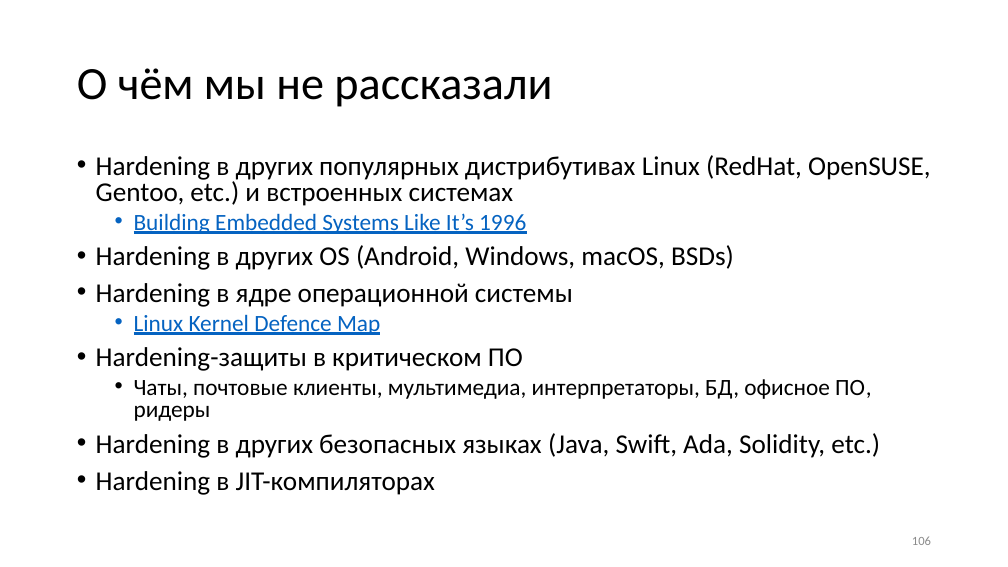
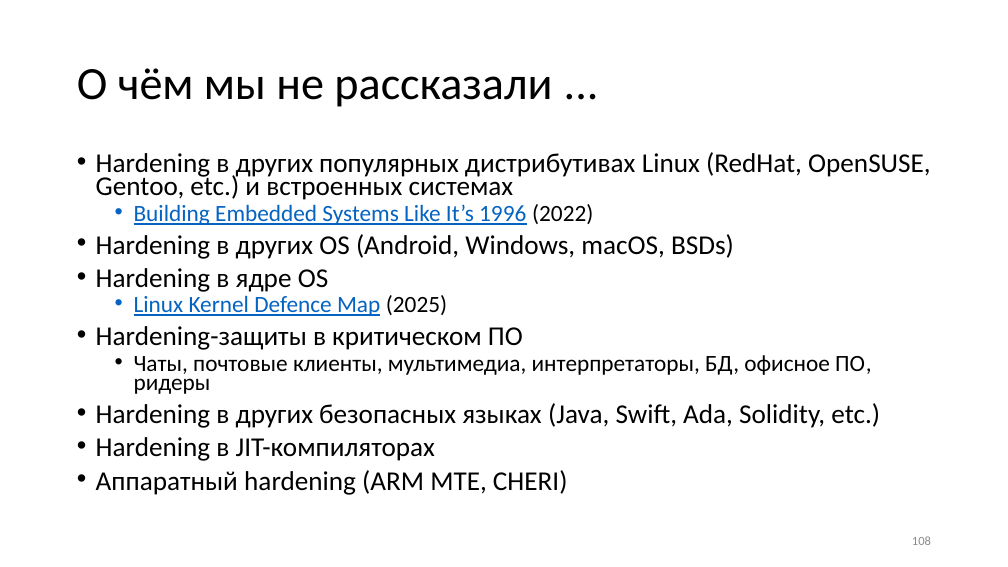
Before and after one commit to yugr/slides, a slide deck: slide 108 of CppZeroCost/2025/RU.pptx (slide 106 before the commit). Drawn at 1008x567 pixels with LibreOffice and Linux fonts; fonts in the diff are those of the drawing. Boxes give left, top, right and bottom in pixels: in the first picture for what was removed or moved away, otherwise in the second. Text is boxed around its words. In the diff, an @@ line names an element or a change of style, - is before the commit and + after.

```diff
--- a/CppZeroCost/2025/RU.pptx
+++ b/CppZeroCost/2025/RU.pptx
@@ text at <box>96,152,931,461</box>: line spacing 0.8 to 0.7 @@
@@ text at <box>134,204,593,225</box>: text changed @@
-  • Building Embedded Systems Like It’s 1996
+  • Building Embedded Systems Like It’s 1996 (2022)
@@ text at <box>96,268,447,316</box>: text changed; size 25.9 to 22.2 pt @@
-• Hardening в ядре операционной системы
-  • Linux Kernel Defence Map
+• Hardening в ядре OS
+  • Linux Kernel Defence Map (2025)
@@ text at <box>96,470,568,495</box>: paragraph added @@
+• Аппаратный hardening (ARM MTE, CHERI)
```
Also in this commit, not shown: 22 other slides changed, 2 slides added, 3 other files.
